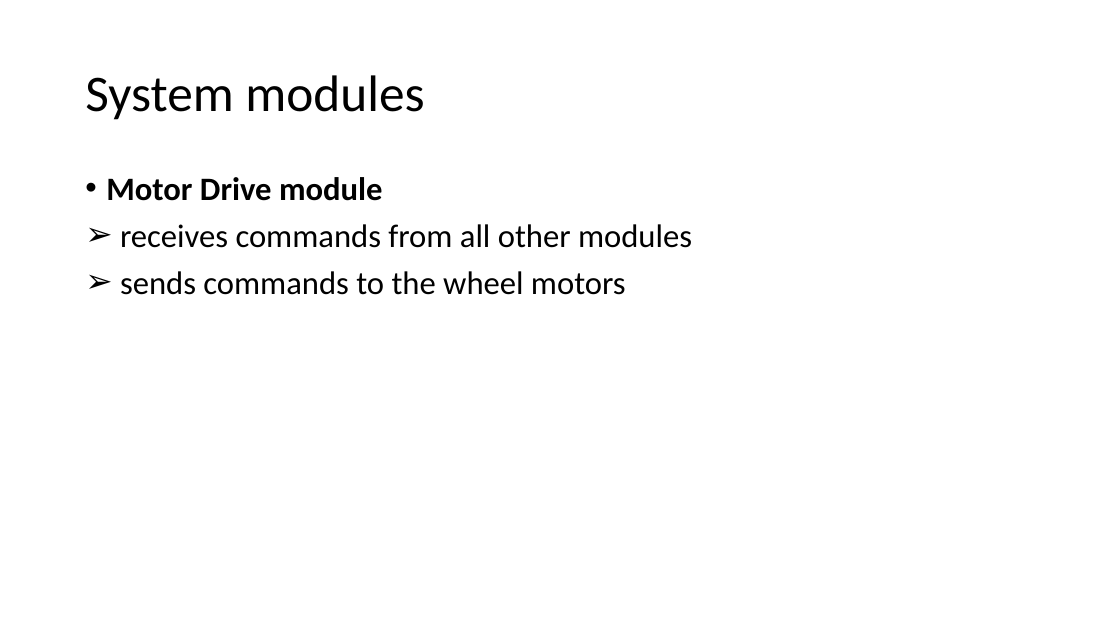
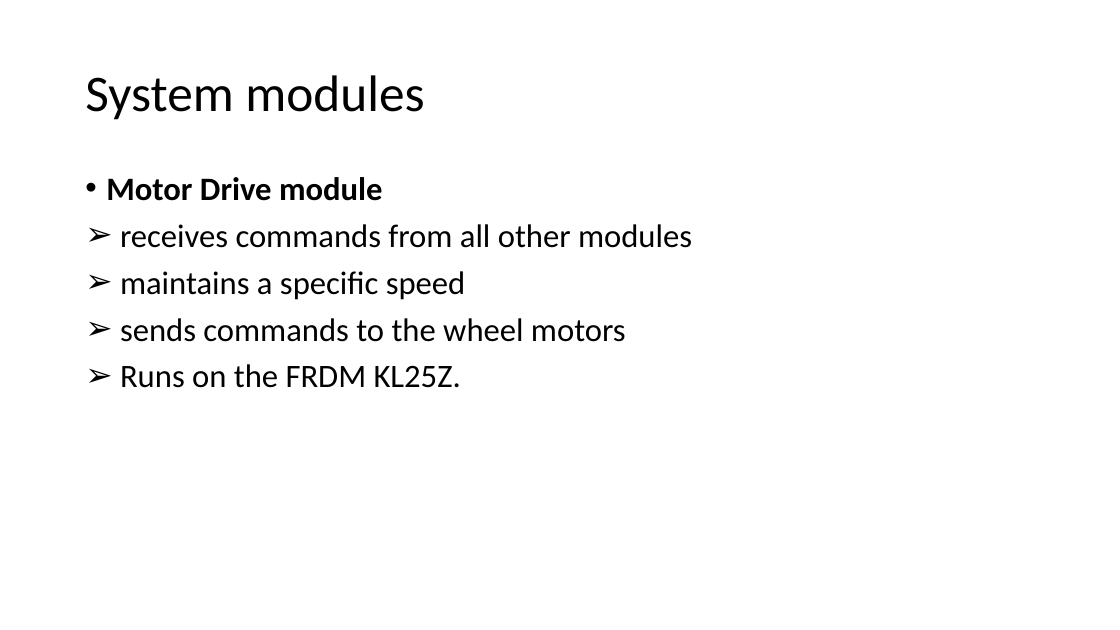
Before and after one commit to hpetre/COEN-6711, a slide deck: slide 6 of Documents/project_proposal.pptx. Drawn at 1120x630 pixels with LibreOffice and Linux fonts; fonts in the diff are those of the drawing. Boxes give left, top, right and bottom in pixels: in the first picture for what was removed or moved away, otherwise in the second. Text is boxed around its words. In the diff, an @@ line names an element or a change of style, - is before the commit and + after.

```diff
--- a/Documents/project_proposal.pptx
+++ b/Documents/project_proposal.pptx
@@ text at [120,271,466,300]: paragraph added @@
+➢ maintains a specific speed
@@ text at [120,364,461,388]: paragraph added @@
+➢ Runs on the FRDM KL25Z.
```
Also in this commit, not shown: 2 other slides changed.
